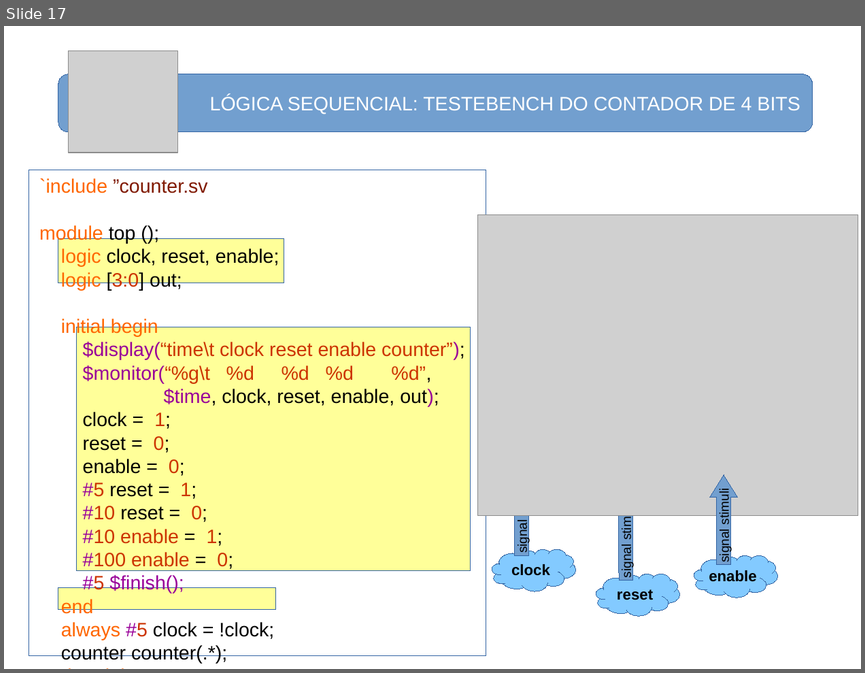
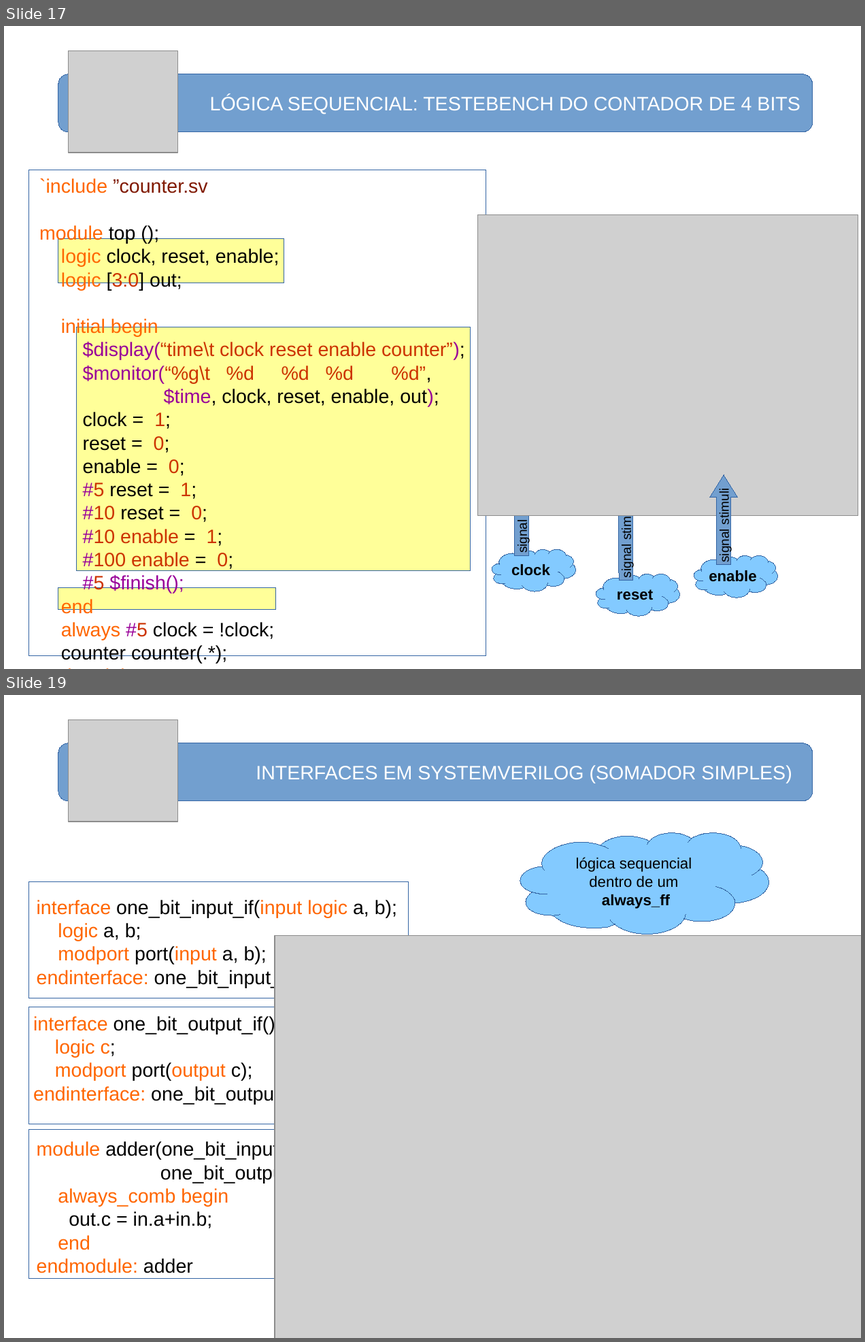
Before and after one commit to nelsoncsc/basicSV, a slide deck: docs/basicSV.odp. Shown one above the other, each under a label of ours: slide 17 before the commit, slides 17 and 19 after it; the slides between them are not shown. The pictures are 865x673 and 865x1342 pixels, drawn with LibreOffice and Linux fonts; fonts in the diff are those of the drawing; grey boxes stand for pictures. Boxes give left, top, right and bottom in pixels: in the first picture for what was removed or moved away, otherwise in the second. Text is boxed around its words. In the diff, an @@ line names an element or a change of style, - is before the commit and + after.

Commit message:
interfaces added

```diff
--- a/docs/basicSV.odp
+++ b/docs/basicSV.odp
@@ slide 19 added at (x1=4, y1=695, x2=861, y2=1338), background #FFFFFF @@
@@ picture added at (x1=68, y1=720, x2=177, y2=821) @@
@@ rounded rectangle added at (x1=58, y1=743, x2=813, y2=800), fill #729FCF, outline #3465A4 0 pt, 18 pt, text #FFFFFF @@
+INTERFACES EM SYSTEMVERILOG (SOMADOR SIMPLES)
@@ freeform shape added at (x1=520, y1=832, x2=769, y2=934), fill #83CAFF, outline #3465A4 0 pt, 14 pt, text #000000 @@
+lógica sequencial
+dentro de um
+always_ff
@@ rectangle added at (x1=29, y1=881, x2=409, y2=998), fill #FFFFFF, outline #3465A4 0 pt @@
@@ text added at (x1=37, y1=900, x2=397, y2=987), 18 pt, text #000000 @@
+interface one_bit_input_if(input logic a, b);
+logic a, b;
+modport port(input a, b);
+endinterface: one_bit_input_if
@@ rounded rectangle added at (x1=51, y1=906, x2=813, y2=1202), outline #FFFFFF 0 pt @@
@@ picture added at (x1=275, y1=935, x2=861, y2=1338) @@
@@ rectangle added at (x1=29, y1=1006, x2=409, y2=1123), fill #FFFFFF, outline #3465A4 0 pt @@
@@ text added at (x1=33, y1=1015, x2=300, y2=1104), 18 pt, text #000000 @@
+interface one_bit_output_if();
+logic c;
+modport port(output c);
+endinterface: one_bit_output_if
@@ rectangle added at (x1=29, y1=1130, x2=409, y2=1278), fill #FFFFFF, outline #3465A4 0 pt @@
@@ text added at (x1=37, y1=1140, x2=309, y2=1273), 18 pt, text #000000 @@
+module adder(one_bit_input_if port.in,
+one_bit_output_if port.out);
+always_comb begin
+out.c = in.a+in.b;
+end
+endmodule: adder
```
Also in this commit, not shown: 3 slides changed, 2 other slides added, 3 other files.
